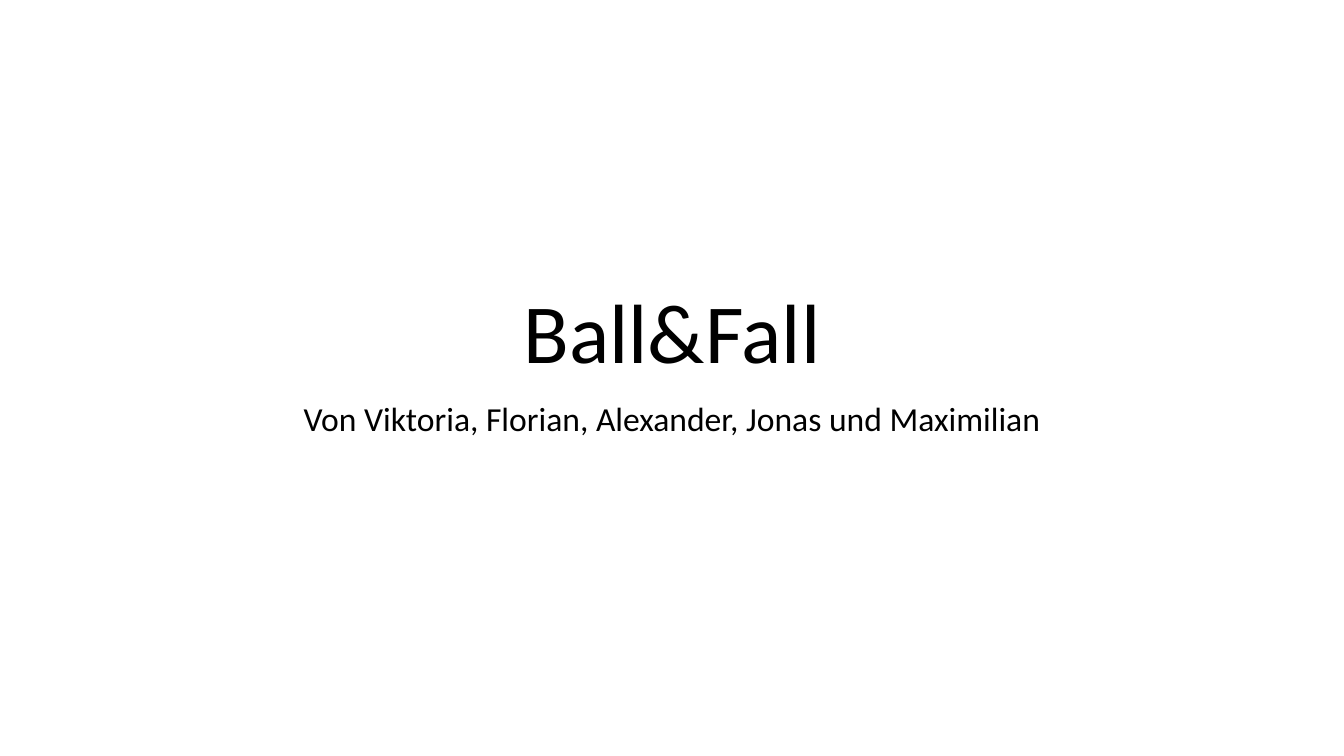
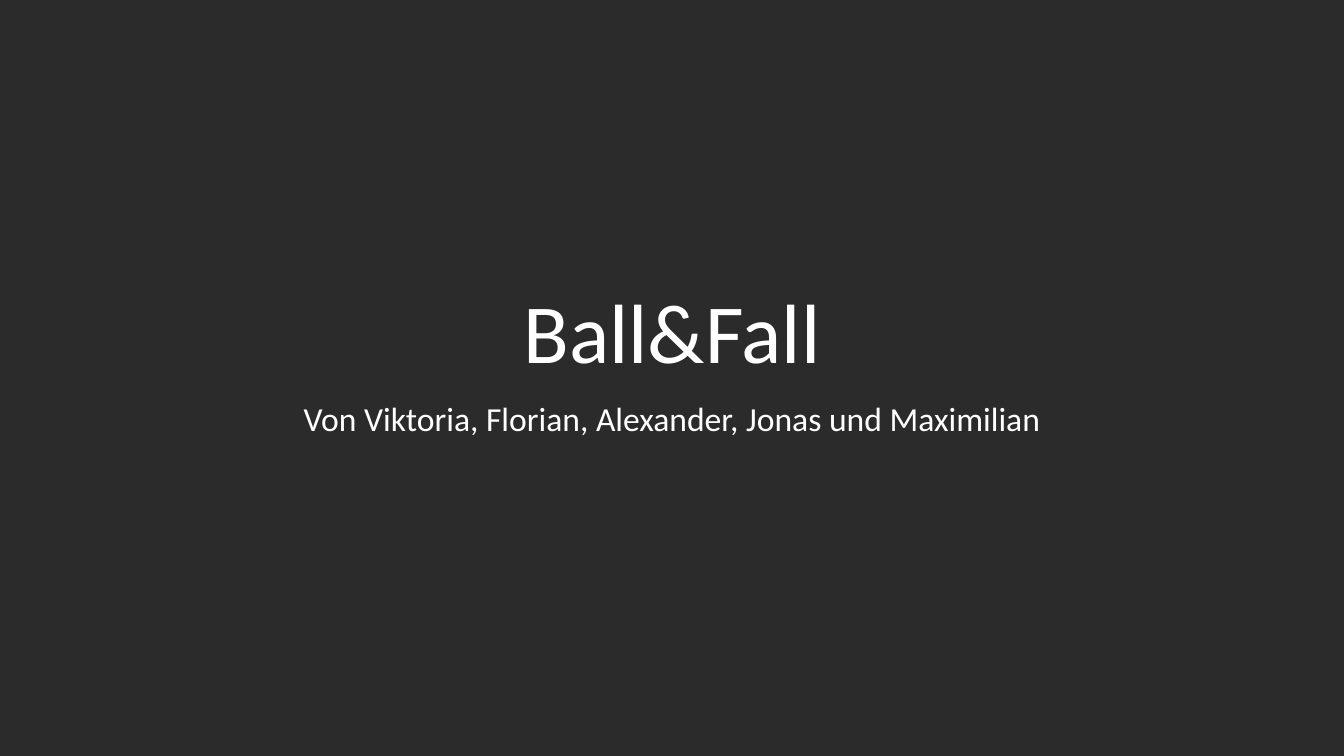
Before and after one commit to jonnyyx/Hole-in-One, a slide deck: slide 1 of BallFall.pptx. Drawn at 1344x756 pixels with LibreOffice and Linux fonts; fonts in the diff are those of the drawing; background and template pictures are left out; a plain dark background stands for a picture behind light text. Boxes give left, top, right and bottom in pixels: in the first picture for what was removed or moved away, otherwise in the second. Text is boxed around its words. In the diff, an @@ line names an element or a change of style, - is before the commit and + after.

```diff
--- a/BallFall.pptx
+++ b/BallFall.pptx
@@ background #FFFFFF to picture (left out) @@
@@ title "Ball&Fall" at <box>524,304,821,364</box>: text colour #000000 to #FFFFFF @@
@@ subtitle "Von Viktoria, Florian, Alexander, Jonas ..." at <box>304,407,1040,435</box>: text colour #000000 to #FFFFFF @@
```
Also in this commit, not shown: 4 other slides changed, 1 slide added, 1 slide removed.
